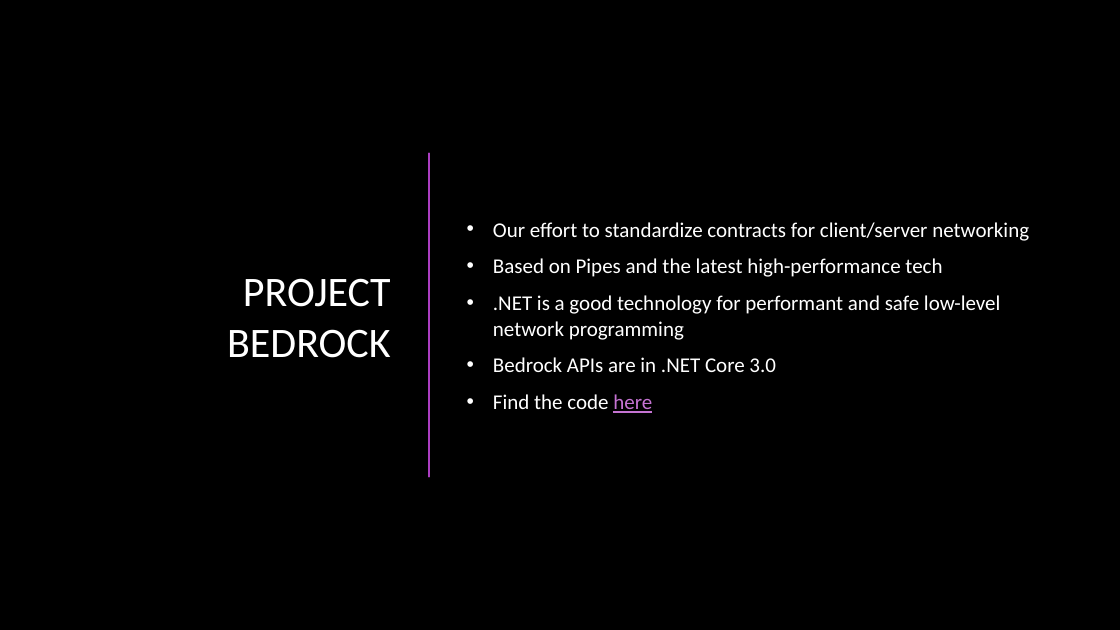
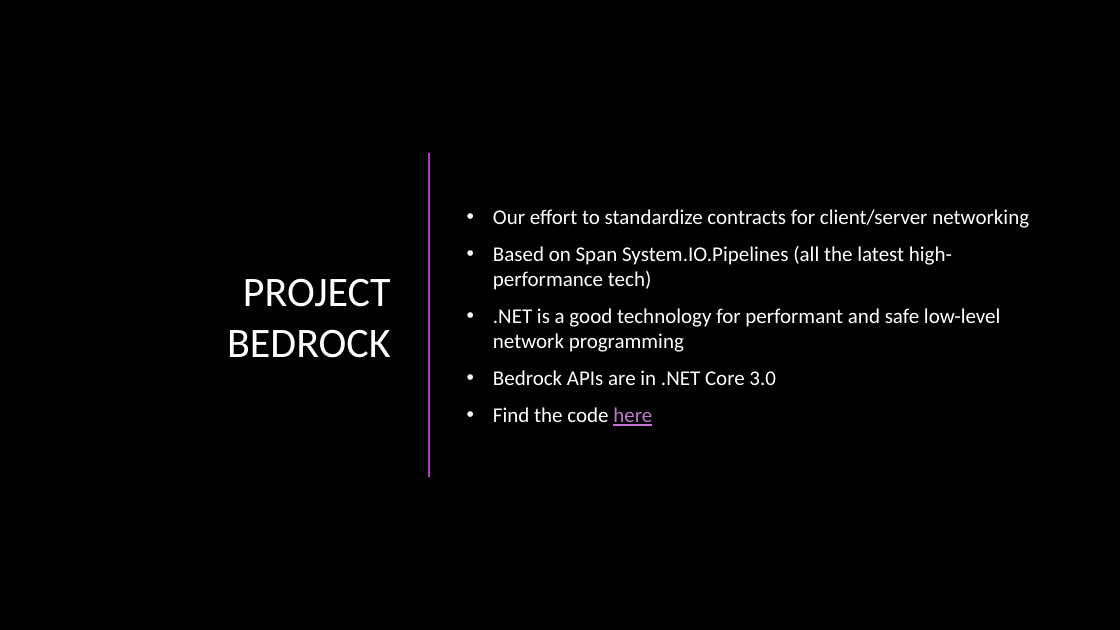
Before and after one commit to rynowak/Presentations, a slide deck: slide 7 of 2019/NDCSyndey/slides.pptx. Drawn at 1120x630 pixels with LibreOffice and Linux fonts; fonts in the diff are those of the drawing; background and template pictures are left out. Boxes give left, top, right and bottom in pixels: in the first picture for what was removed or moved away, otherwise in the second. Text is boxed around its words. In the diff, an @@ line names an element or a change of style, - is before the commit and + after.

```diff
--- a/2019/NDCSyndey/slides.pptx
+++ b/2019/NDCSyndey/slides.pptx
@@ text at [493, 246, 952, 290]: text changed @@
-• Based on Pipes and the latest high-performance tech
+• Based on Span System.IO.Pipelines (all the latest high-performance tech)
```
Also in this commit, not shown: 6 other slides changed, 8 slides added.
